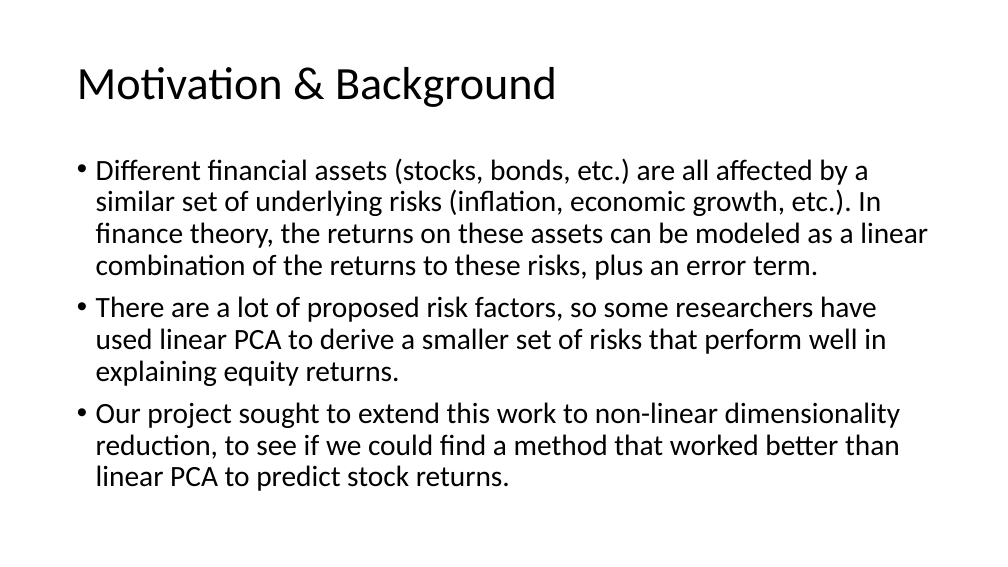
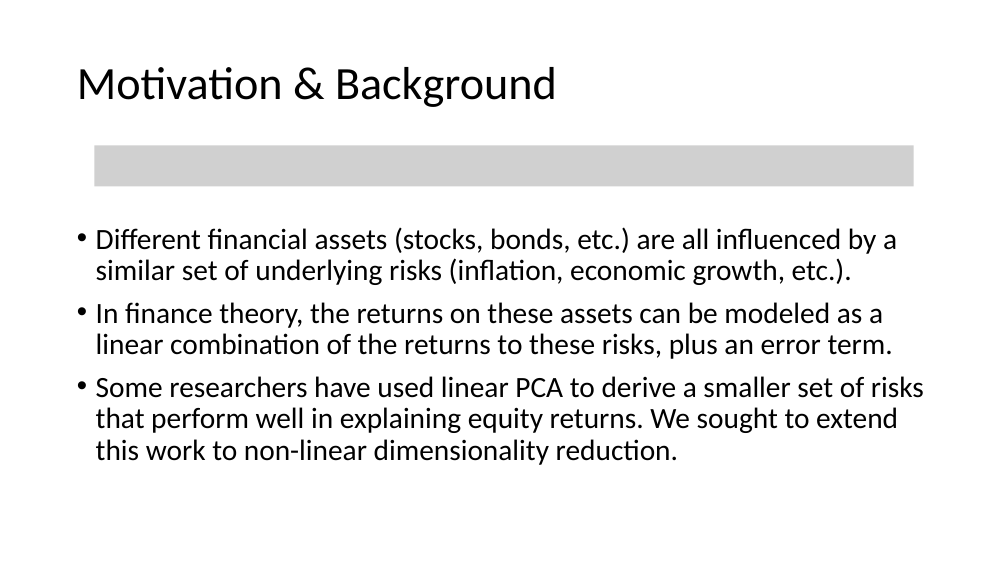
Before and after one commit to jgdenby/PortfolioFactorAnalysis, a slide deck: slide 2 of Final Presentation_DRAFT.pptx (slide 3 before the commit). Drawn at 1008x567 pixels with LibreOffice and Linux fonts; fonts in the diff are those of the drawing; grey boxes stand for pictures. Boxes give left, top, right and bottom in pixels: in the first picture for what was removed or moved away, otherwise in the second. Text is boxed around its words. In the diff, an @@ line names an element or a change of style, - is before the commit and + after.

Commit message:
changes to presentation slides
Cleaned up text in intro sections and added tuning charts

```diff
--- a/Final Presentation_DRAFT.pptx
+++ b/Final Presentation_DRAFT.pptx
@@ picture added at (x1=95, y1=145, x2=914, y2=186) @@
@@ text at (x1=96, y1=227, x2=924, y2=465): text changed @@
-• Different financial assets (stocks, bonds, etc.) are all affected by a similar set of underlying risks (inflation, economic growth, etc.). In finance theory, the returns on these assets can be modeled as a linear combination of the returns to these risks, plus an error term.
-• There are a lot of proposed risk factors, so some researchers have used linear PCA to derive a smaller set of risks that perform well in explaining equity returns.
-• Our project sought to extend this work to non-linear dimensionality reduction, to see if we could find a method that worked better than linear PCA to predict stock returns.
+• Different financial assets (stocks, bonds, etc.) are all influenced by a similar set of underlying risks (inflation, economic growth, etc.).
+• In finance theory, the returns on these assets can be modeled as a linear combination of the returns to these risks, plus an error term.
+• Some researchers have used linear PCA to derive a smaller set of risks that perform well in explaining equity returns. We sought to extend this work to non-linear dimensionality reduction.
```
Also in this commit, not shown: 3 other slides changed, 1 slide added, 1 slide removed.
